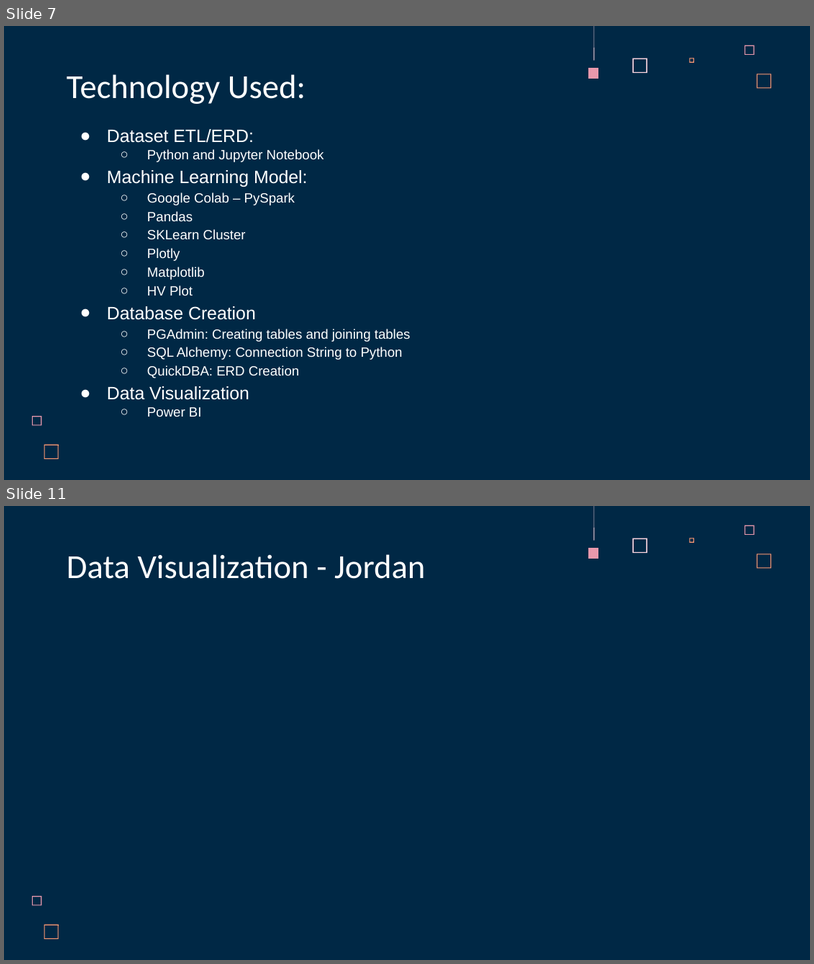
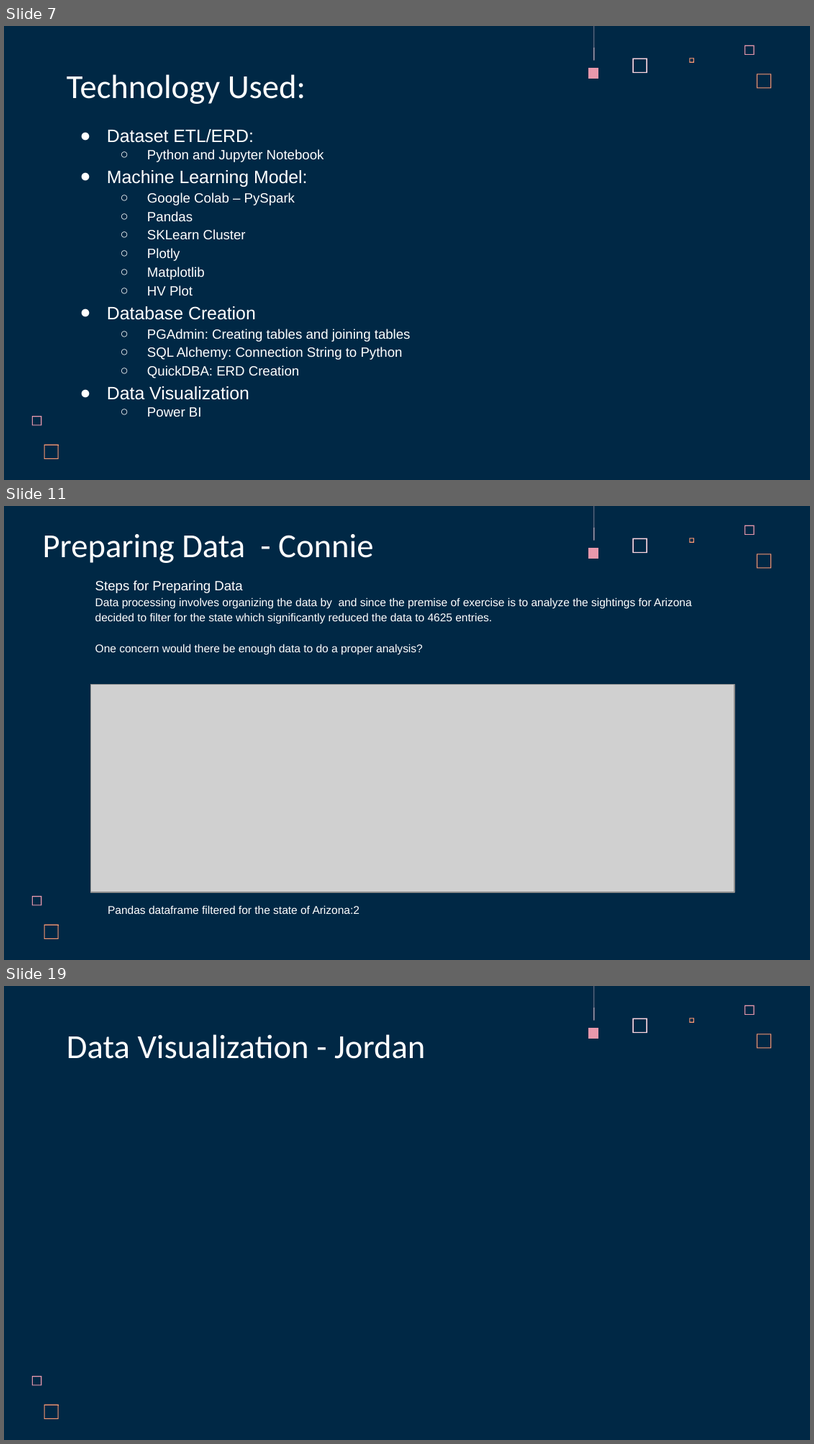
Before and after one commit to acegal1/Group1_Final_Project, a slide deck: _Group 1 Final Project Presentation - UFO Sightings in Arizona.pptx. Shown one above the other, each under a label of ours: slides 7 and 11 before the commit, slides 7, 11 and 19 after it; the slides between them are not shown. The pictures are 814x964 and 814x1444 pixels, drawn with LibreOffice and Linux fonts; fonts in the diff are those of the drawing; grey boxes stand for pictures. Boxes give left, top, right and bottom in pixels: in the first picture for what was removed or moved away, otherwise in the second. Text is boxed around its words. In the diff, an @@ line names an element or a change of style, - is before the commit and + after.

```diff
--- a/_Group 1 Final Project Presentation - UFO Sightings in Arizona.pptx
+++ b/_Group 1 Final Project Presentation - UFO Sightings in Arizona.pptx
@@ slide 11 added at [4,506,810,960], background #002845; not listed: 8 template elements that a slide beside it also shows @@
@@ title added at [43,534,373,563], 30 pt, text #FFFFFF @@
+Preparing Data - Connie
@@ text added at [95,580,692,655], 10 pt, text #FFFFFF @@
+Steps for Preparing Data
+Data processing involves organizing the data by and since the premise of exercise is to analyze the sightings for Arizona decided to filter for the state which significantly reduced the data to 4625 entries.
+One concern would there be enough data to do a proper analysis?
@@ picture added at [91,685,735,892] @@
@@ text added at [108,905,360,914], 10 pt, text #FFFFFF @@
+Pandas dataframe filtered for the state of Arizona:2
@@ what was slide 11 is now slide 19 @@
```
Also in this commit, not shown: 2 slides changed, 8 other slides added, 1 slide removed.
